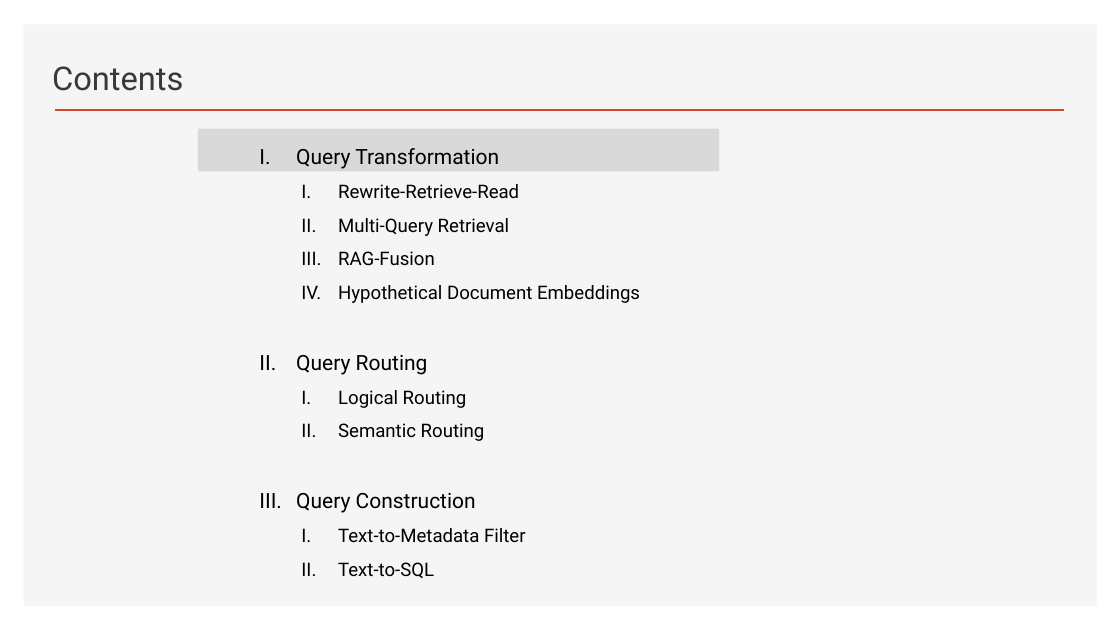
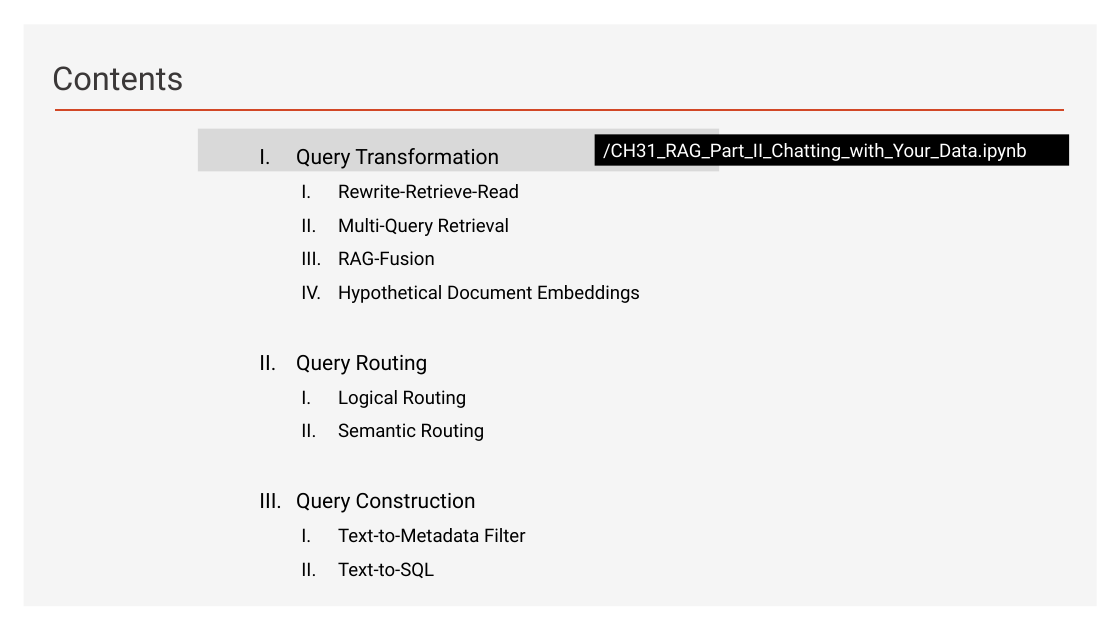
Before and after one commit to ancestor9/2026_Fall_Learning-Langchain-AI-Agent, a slide deck: slide 8 of ppts/CHAPTER 3 RAG Part II_Chatting with Your Data.pptx. Drawn at 1120x630 pixels with LibreOffice and Linux fonts; fonts in the diff are those of the drawing; background and template pictures are left out. Boxes give left, top, right and bottom in pixels: in the first picture for what was removed or moved away, otherwise in the second. Text is boxed around its words. In the diff, an @@ line names an element or a change of style, - is before the commit and + after.

```diff
--- a/ppts/CHAPTER 3 RAG Part II_Chatting with Your Data.pptx
+++ b/ppts/CHAPTER 3 RAG Part II_Chatting with Your Data.pptx
@@ rectangle added at (595, 134, 1070, 166), fill #000000, 16 pt, text #FFFFFF @@
+/CH31_RAG_Part_II_Chatting_with_Your_Data.ipynb
```
Also in this commit, not shown: 2 other slides changed.
